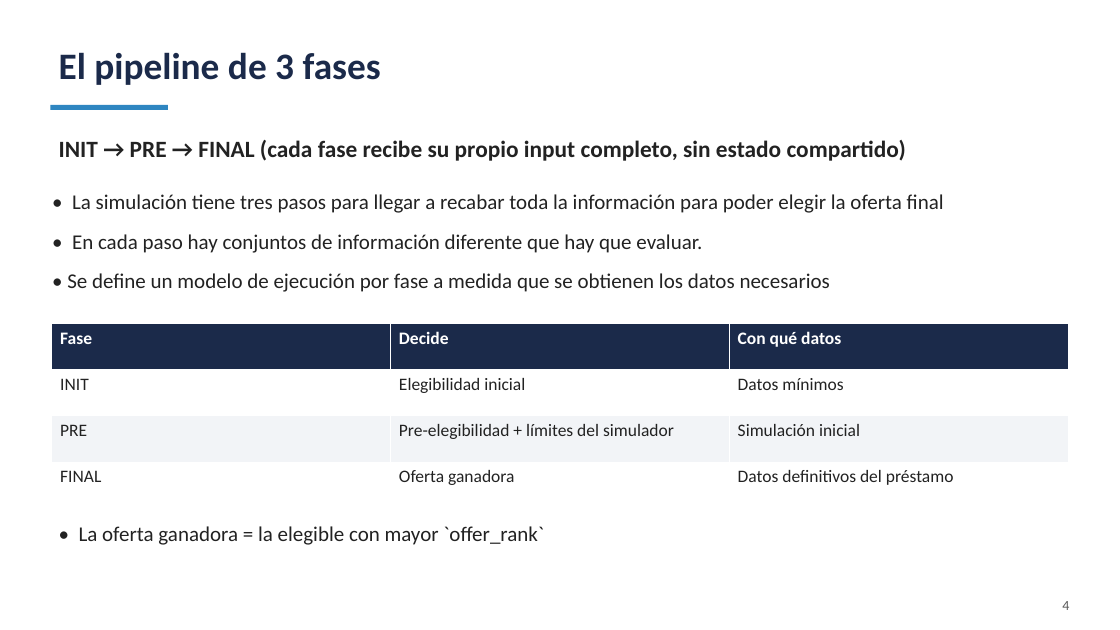
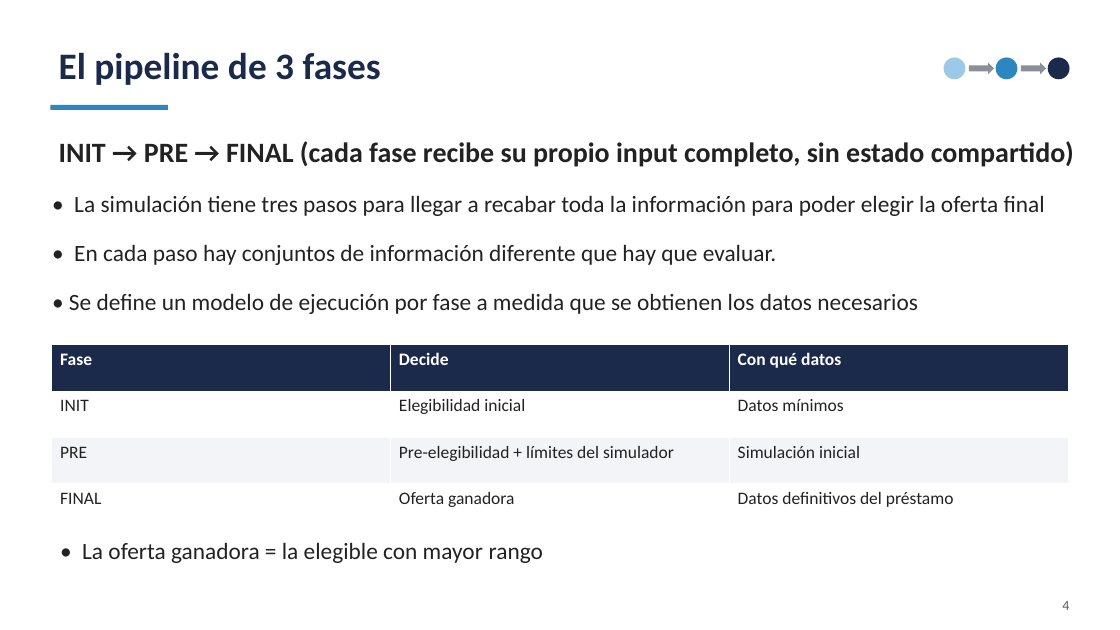
Before and after one commit to jbroceno/rule_engine, a slide deck: slide 4 of doc/PRESENTACION-SLIDES.pptx. Drawn at 1120x630 pixels with LibreOffice and Linux fonts; fonts in the diff are those of the drawing. Boxes give left, top, right and bottom in pixels: in the first picture for what was removed or moved away, otherwise in the second. Text is boxed around its words. In the diff, an @@ line names an element or a change of style, - is before the commit and + after.

```diff
--- a/doc/PRESENTACION-SLIDES.pptx
+++ b/doc/PRESENTACION-SLIDES.pptx
@@ ellipse added at bbox=[944, 57, 965, 79], fill #9CC9E8 @@
@@ ellipse added at bbox=[996, 57, 1017, 79], fill #2E86C1 @@
@@ ellipse added at bbox=[1048, 57, 1070, 79], fill #1B2A4A @@
@@ right arrow added at bbox=[969, 62, 994, 74], fill #8A8F98 @@
@@ right arrow added at bbox=[1021, 62, 1046, 74], fill #8A8F98 @@
@@ text "INIT → PRE → FINAL ..." at bbox=[59, 141, 1074, 167]: size 20 to 24 pt @@
@@ text "• La simulación tiene tres ..." at bbox=[69, 195, 1045, 314]: size 18 to 20 pt; more space between paragraphs @@
@@ table: place and size @@
-table at bbox=[52, 323, 1068, 508]
+table at bbox=[52, 345, 1068, 530]
@@ text at bbox=[82, 542, 543, 563]: text changed; size 18 to 20 pt @@
-• La oferta ganadora = la elegible con mayor `offer_rank`
+• La oferta ganadora = la elegible con mayor rango
```
Also in this commit, not shown: 14 other slides changed, 1 slide added, 1 other file.
